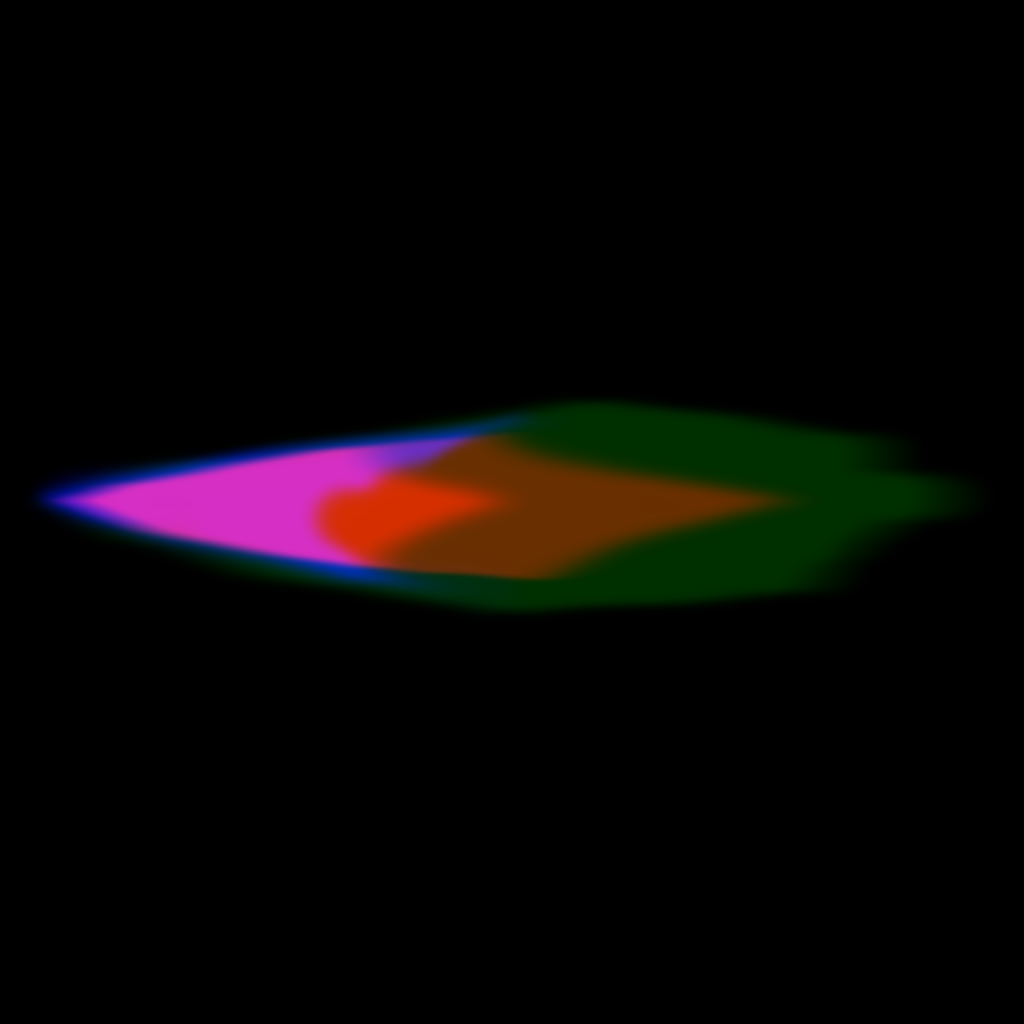
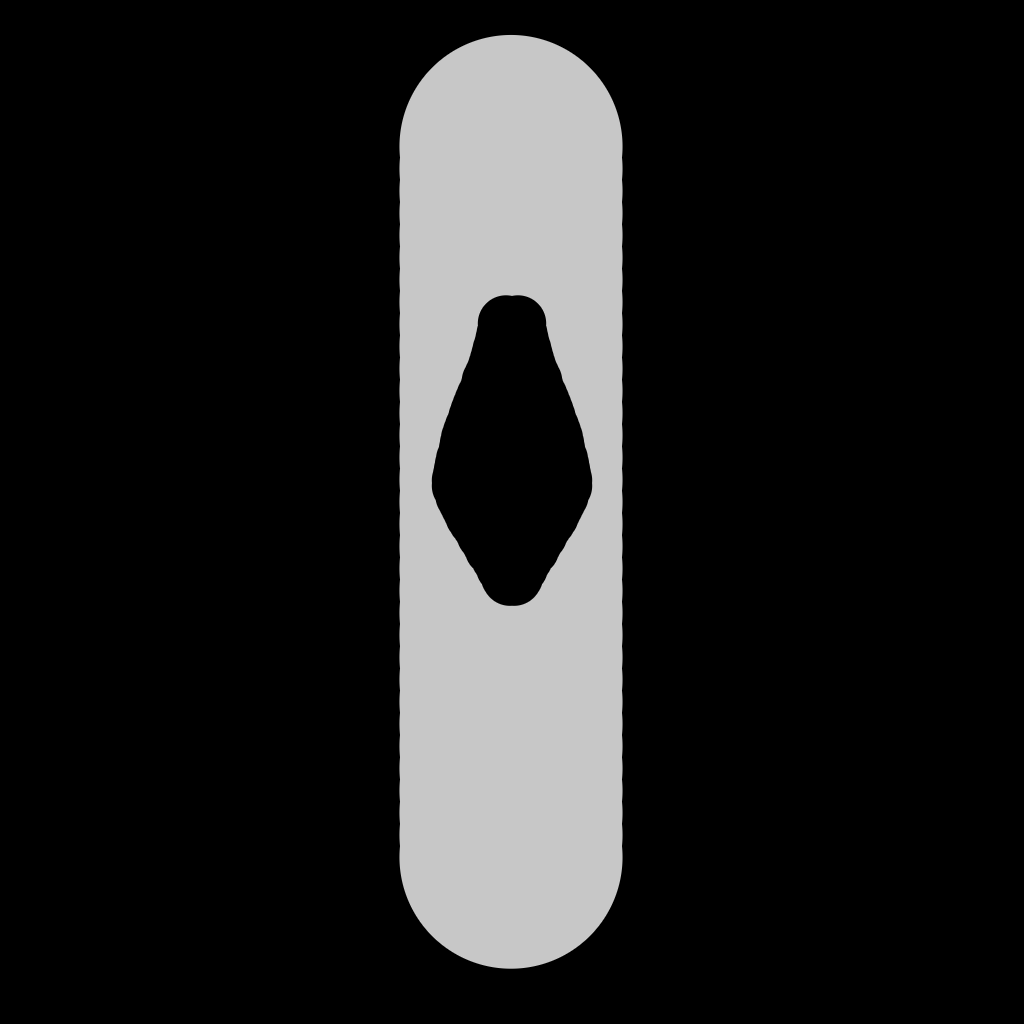
Layered file, before and after one edit (w=1024, h=1024). Changes by layer:
moved "Paint Layer 3" into group "Group 5", painted on it over [25,256,832,768]
moved "Paint Layer 1" into group "Group 5" over [25,320,989,704]
moved "Paint Layer 2" into group "Group 5", painted on it over [25,256,989,704]
added group "Group 15" with 1 layers above "Background" over [320,34,704,969]
added layer "Paint Layer 14" in group "Group 15" over [320,34,704,969]